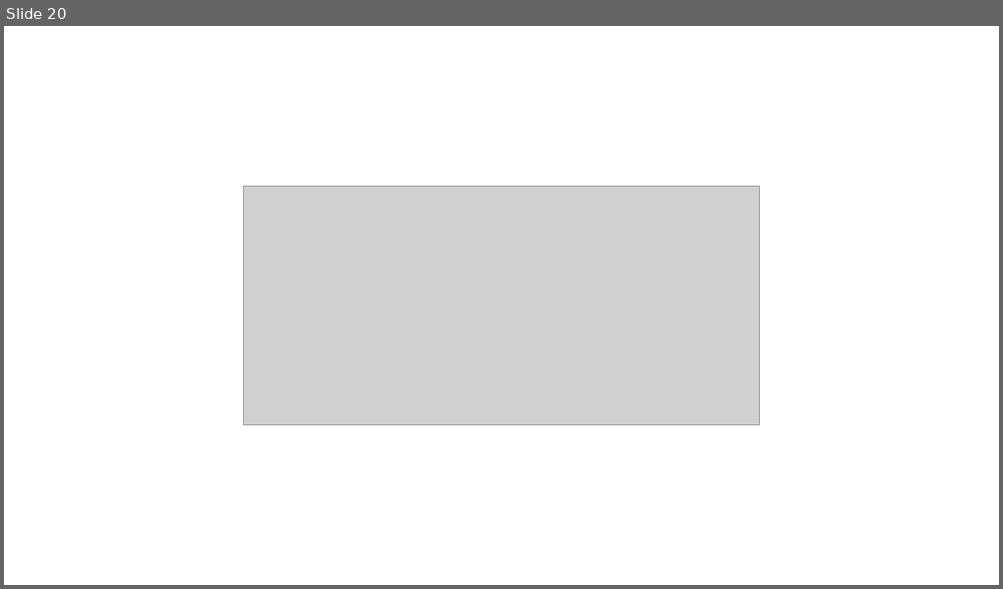
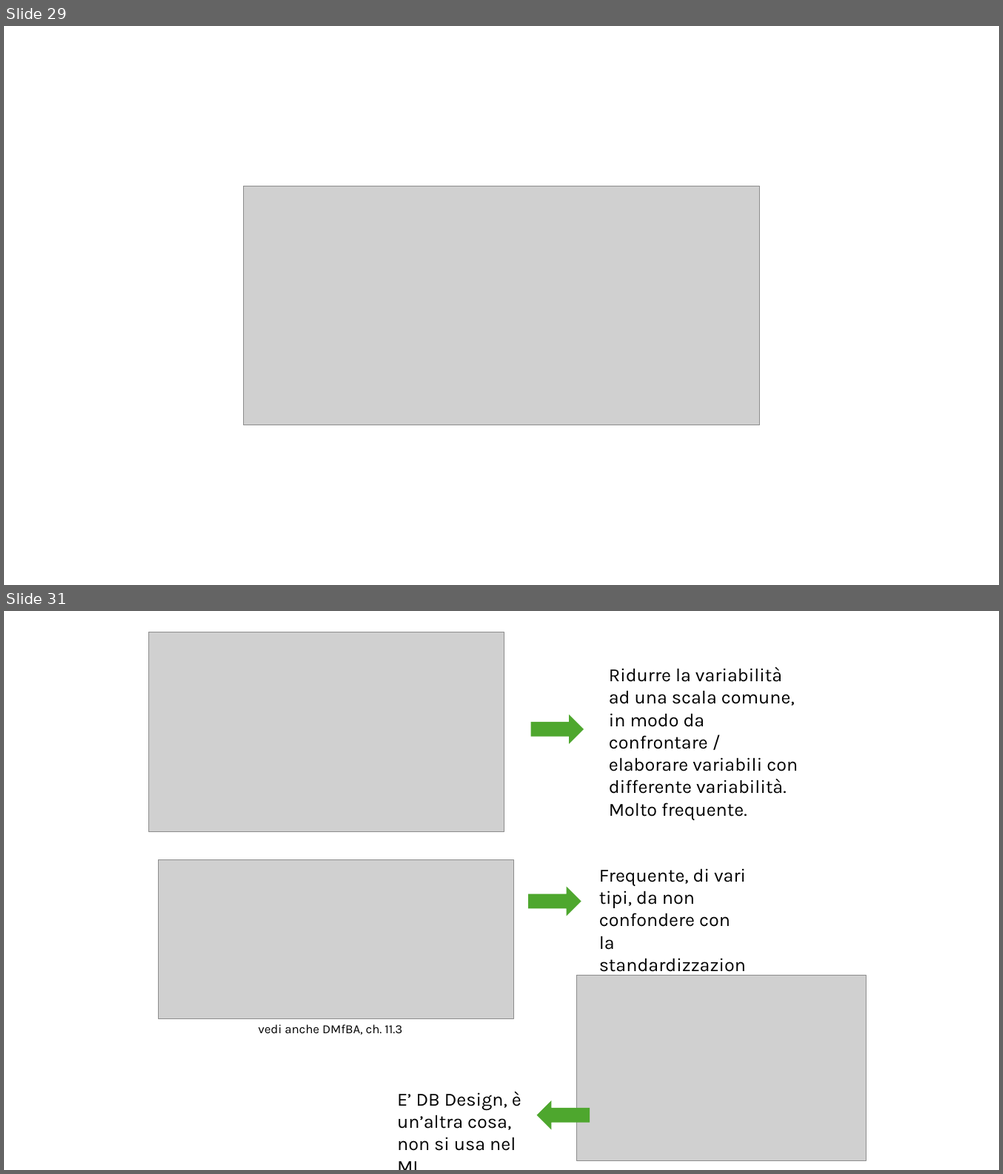
Before and after one commit to antonio-corsi/Corso-ML-Unicredit-settembre-2026, a slide deck: slide.pptx. Shown one above the other, each under a label of ours: slide 20 before the commit, slides 29 and 31 after it; the slides between them are not shown. The pictures are 1003x589 and 1003x1174 pixels, drawn with LibreOffice and Linux fonts; fonts in the diff are those of the drawing; grey boxes stand for pictures. Boxes give left, top, right and bottom in pixels: in the first picture for what was removed or moved away, otherwise in the second. Text is boxed around its words. In the diff, an @@ line names an element or a change of style, - is before the commit and + after.

```diff
--- a/slide.pptx
+++ b/slide.pptx
@@ slide 31 added at box(4, 611, 999, 1170), background #FFFFFF @@
@@ picture added at box(149, 632, 504, 832) @@
@@ text added at box(609, 667, 797, 820), 18 pt, text #000000 @@
+Ridurre la variabilità ad una scala comune, in modo da confrontare / elaborare variabili con differente variabilità. Molto frequente.
@@ right arrow added at box(531, 715, 583, 743), fill #4EA72E @@
@@ picture added at box(159, 860, 513, 1020) @@
@@ text added at box(599, 869, 745, 950), 18 pt, text #000000 @@
+Frequente, di vari tipi, da non confondere con la standardizzazione.
@@ right arrow added at box(529, 887, 581, 916), fill #4EA72E @@
@@ picture added at box(576, 975, 865, 1161) @@
@@ text added at box(258, 1025, 402, 1035), 12 pt, text #000000 @@
+vedi anche DMfBA, ch. 11.3
@@ text added at box(397, 1092, 521, 1151), 18 pt, text #000000 @@
+E’ DB Design, è un’altra cosa, non si usa nel ML.
@@ right arrow added at box(537, 1101, 589, 1130), fill #4EA72E @@
@@ what was slide 20 is now slide 29 @@
```
Also in this commit, not shown: 3 slides changed, 11 other slides added, 2 slides removed, 1 other file.
